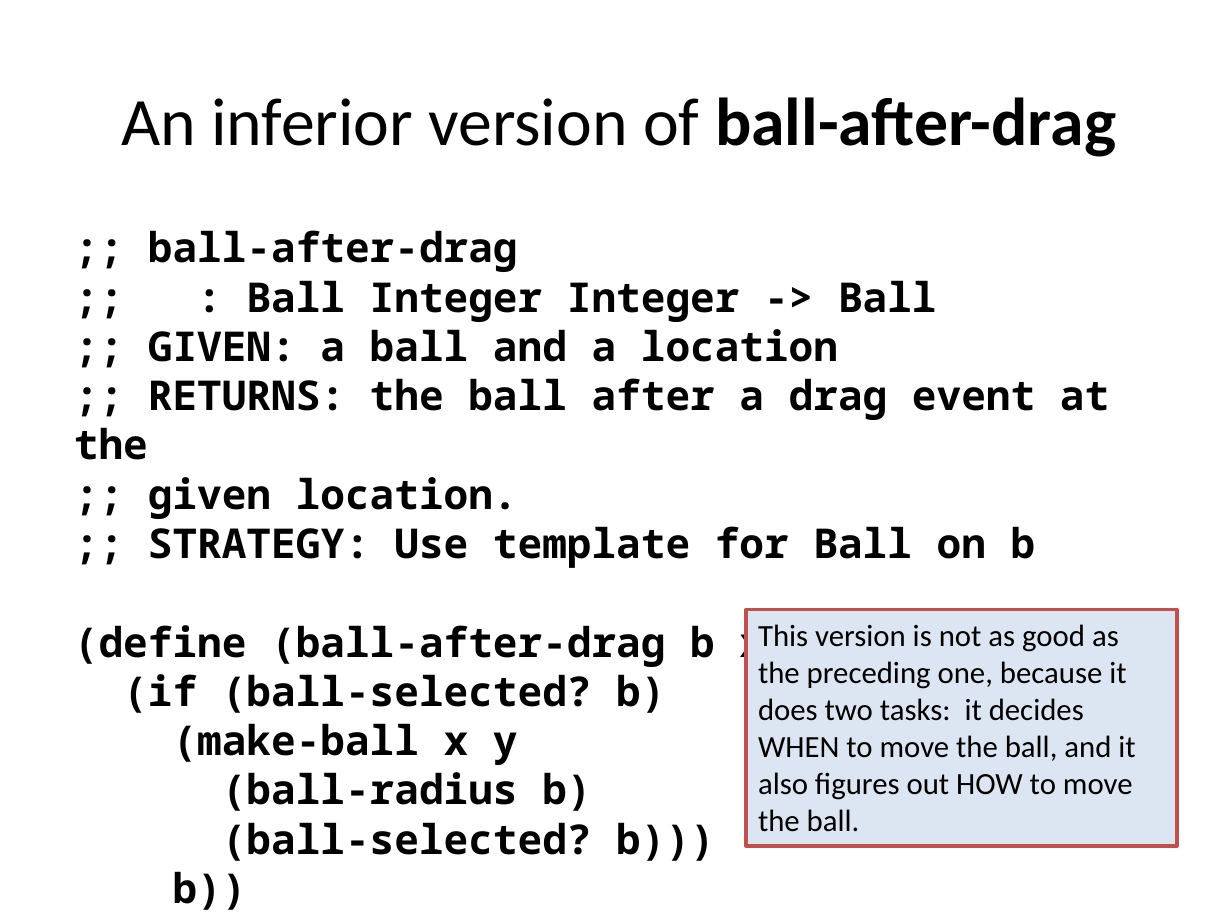
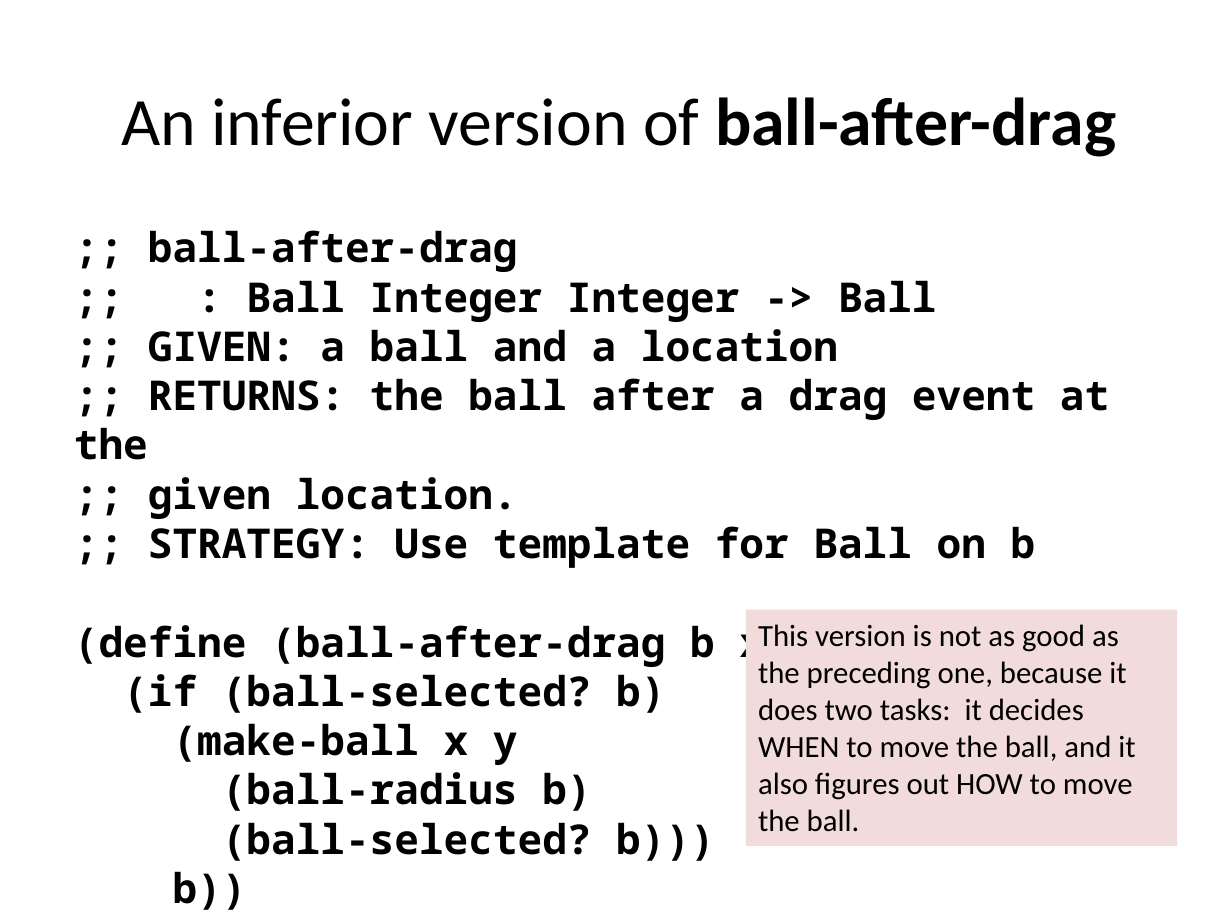
Before and after one commit to mwand/cs5010f17, a slide deck: slide 17 of Slides/Lesson 2.3 Examining More than One Value.pptx. Drawn at 1232x924 pixels with LibreOffice and Linux fonts; fonts in the diff are those of the drawing. Boxes give left, top, right and bottom in pixels: in the first picture for what was removed or moved away, otherwise in the second. Text is boxed around its words. In the diff, an @@ line names an element or a change of style, - is before the commit and + after.

```diff
--- a/Slides/Lesson 2.3 Examining More than One Value.pptx
+++ b/Slides/Lesson 2.3 Examining More than One Value.pptx
@@ rectangle "This version is not as ..." at box(745, 610, 1177, 846): fill #DCE6F2 to #F2DCDB; outline #C0504D 2 pt to none @@
```
Also in this commit, not shown: 2 other slides changed, 1 slide removed, 7 other files.
